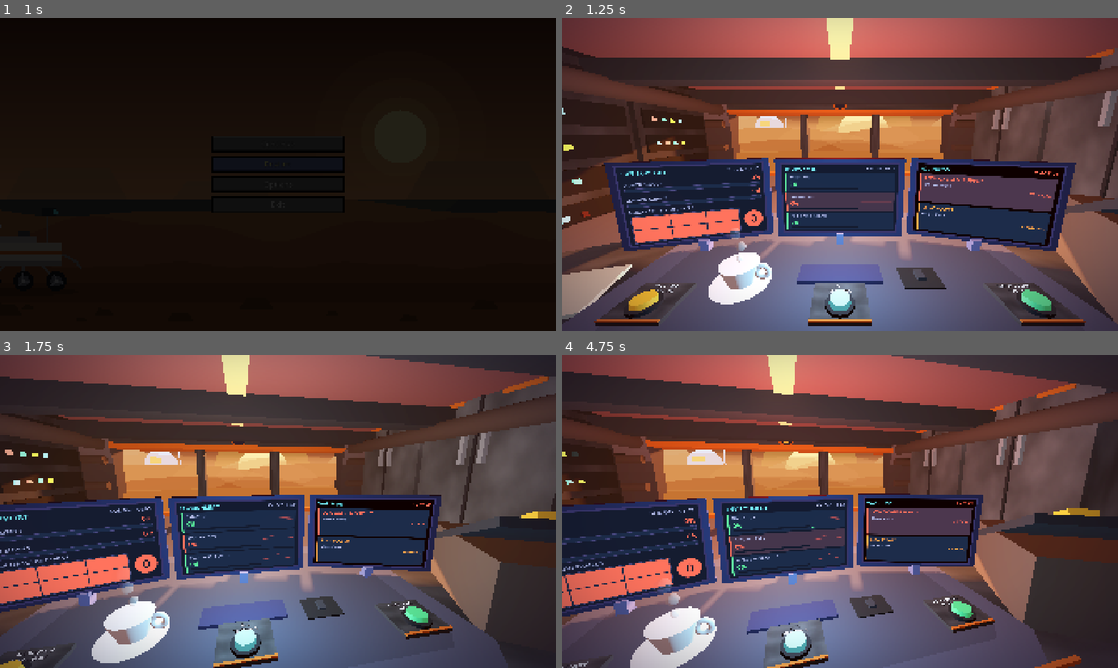
Above: before the commit, frames 1-4 (two rows, left to right).
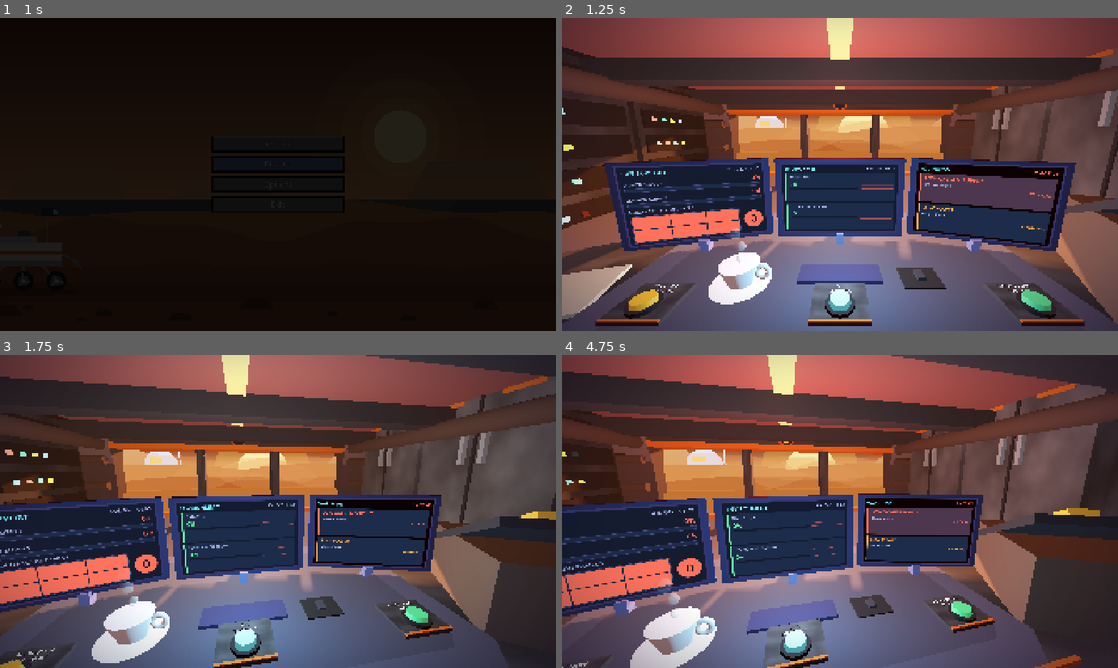
Above: after the commit, the same moments.

Repository: PolarLordStar/junior-astruonaut-mission-trainer
Game: Godot game, scene res://main_menu.tscn
Two runs of this game, one before a commit and one after it. Both use one fixed random seed, a clock stepped at 60 frames per second and the inputs below.
Inputs (mouse positions are in pixels of both pictures, inside the frame that each line leads up to):
- Up to frame 1 (1 s): click "Restart" at 0.5 s
- Up to frame 2 (1.25 s): no input
- Up to frame 3 (1.75 s): move the mouse to (400, 495) at 1.27 s; click (400, 495) at 1.42 s
- Up to frame 4 (4.75 s): move the mouse to (728, 527) at 2.02 s; click (728, 527) at 2.17 s; move the mouse to (895, 442) at 2.77 s; click (895, 442) at 2.92 s; move the mouse to (812, 574) at 3.52 s; click (812, 574) at 3.67 s; move the mouse to (1006, 558) at 4.27 s; click (1006, 558) at 4.42 s

Frame 1 is identical in both runs. In frame 2, 1.5% of the frame differs, in the area x 40-60%, y 53-68%; in frame 3, 0.6%; in frame 4, 1.6%, in the area x 30-51%, y 51-70%.

Commit message:
monitor ui tweaks

Diff:
--- a/main/game/components/components.gd
+++ b/main/game/components/components.gd
@@ -67,6 +67,15 @@
 
 	print("Scheduled events: ", events_to_occur)
 
+# Counts both event timers down (called every frame by game.gd, so they stop while the game is paused).
+# The monitors read these numbers: events_to_occur = seconds until it occurs, events_occurring = seconds until it ends.
+func update_event_timers(delta: float) -> void:
+	for event in events_to_occur:
+		events_to_occur[event] = maxf(0.0, events_to_occur[event] - delta)
+	for event in events_occurring:
+		events_occurring[event] = maxf(0.0, events_occurring[event] - delta)
+
+
 func tick_update() -> void:
 	pass
 	## 1. Baseline changes that happen every tick (even without events)
--- a/main/game/game.gd
+++ b/main/game/game.gd
@@ -21,6 +21,7 @@
 
 	# Events
 	components_script.events_for_today = {}
+	components_script.events_to_occur = {}
 	components_script.events_occurring = {}
 	components_script.decide_events(date, day_number)
 	start_event_timers()
@@ -44,6 +45,10 @@
 
 
 # EVENTS
+func _process(delta: float) -> void:
+	components_script.update_event_timers(delta)   # live countdowns shown on the 3rd monitor
+
+
 func start_event_timers() -> void:
 	# Clear any leftover event timers from the previous day
 	for child in $Timers.get_children():
@@ -65,7 +70,8 @@
 		event_timer.start()
 
 func _on_event_timer_timeout(event_dict: Dictionary, duration: float, start_timer: Timer) -> void:
-	# 1. Add the event to events_occurring
+	# 1. Move the event from events_to_occur to events_occurring
+	components_script.events_to_occur.erase(event_dict)
 	components_script.events_occurring[event_dict] = duration
 	print("Event started: ", event_dict, " | Ends in: ", duration, "s")
 
--- a/main/game/room/scripts/control_room.gd
+++ b/main/game/room/scripts/control_room.gd
@@ -3,7 +3,7 @@
 ## Every model is measured when the scene starts, so no manual scaling is needed.
 ##
 ## Monitor 1 ("status"):      power supply, solar panel durability (6 panels), oxygen supply   (ScreenUI.gd, status_screen.tscn)
-## Monitor 2 ("environment"): radiation, oxygen, toxic perchlorate                              (environment_screen.gd)
+## Monitor 2 ("environment"): radiation, toxic perchlorate                                            (environment_screen.gd)
 ## Monitor 3 ("alerts"):      ONLY active warnings, black screen when there are none           (warnings_screen.gd)
 ## Esc opens the pause menu (see PauseMenu.gd).
 ##
@@ -55,6 +55,7 @@
 # ---- data nodes: CHILD nodes of ControlRoom, found automatically by group (names/order do not matter) ----
 var storm: StormSystem
 var clock: MissionClock
+var components   # the Components object (components.gd) that the Game node owns; null when control_room.tscn runs on its own
 var sensors := {}            # sensor id -> Sensor ("power", "oxygen", "panels", "radiation", "perchlorate" ...)
 
 # read-only shortcuts so the visual code below keeps working with the old names
@@ -166,6 +167,7 @@
 func _find_nodes() -> void:
 	storm = get_tree().get_first_node_in_group("storm") as StormSystem
 	clock = get_tree().get_first_node_in_group("clock") as MissionClock
+	components = _find_components()
 	for n in get_tree().get_nodes_in_group("sensors"):
 		var sen := n as Sensor
 		if sen != null:
@@ -315,11 +317,24 @@
 		al.set_warnings(_warnings)
 
 
-## Everything that should show on monitor 3 right now: the storm, plus whatever each sensor
-## reports through its own get_warning() (edit the warning text in that sensor's script).
+## Looks up through the parents for the node that owns the Components (the Game node).
+func _find_components():
+	var n := get_parent()
+	while n != null:
+		if "components_script" in n:
+			return n.components_script
+		n = n.get_parent()
+	return null
+
+
+## Everything that should show on monitor 3 right now: the events (from Components when the game is
+## running, otherwise the built-in StormSystem simulation), plus whatever each sensor reports
+## through its own get_warning() (edit the warning text in that sensor's script).
 func _collect_warnings() -> Array:
 	var out: Array = []
-	if storm_phase == 1:
+	if components != null:
+		out.append_array(_event_warnings())
+	elif storm_phase == 1:
 		out.append({"id": "storm", "title": "%s INCOMING" % storm_type, "detail": "Arrives in %s" % _mmss(storm_eta), "badge": _storm_badge(), "level": storm_level})
 	elif storm_phase == 2:
 		out.append({"id": "storm", "title": "%s ACTIVE" % storm_type, "detail": "Passes in %s" % _mmss(storm_left), "badge": _storm_badge(), "level": storm_level})
@@ -327,6 +342,28 @@
 		var w: Dictionary = sen.get_warning()
 		if not w.is_empty():
 			out.append(w)
+	return out
+
+
+## One card per event in Components.events_to_occur ({event : severity} : seconds until it occurs)
+## and Components.events_occurring ({event : severity} : seconds until it ends).
+## The event name already says "Incoming" where it should, so nothing is added to it; both cards show severity + timer.
+func _event_warnings() -> Array:
+	var out: Array = []
+	for event in components.events_to_occur:
+		if event is Dictionary and not event.is_empty():
+			var ev_name := str(event.keys()[0])
+			var sev := int(event[ev_name])
+			out.append({"id": "incoming_" + ev_name.validate_node_name(), "title": ev_name.to_upper(),
+					"detail": "Arrives in %s" % _mmss(components.events_to_occur[event]),
+					"badge": "SEVERITY %d" % sev, "level": clampi(sev, 1, 3)})
+	for event in components.events_occurring:
+		if event is Dictionary and not event.is_empty():
+			var ev_name := str(event.keys()[0])
+			var sev := int(event[ev_name])
+			out.append({"id": "occurring_" + ev_name.validate_node_name(), "title": "%s ACTIVE" % ev_name.to_upper(),
+					"detail": "Ends in %s" % _mmss(components.events_occurring[event]),
+					"badge": "SEVERITY %d" % sev, "level": clampi(sev, 1, 3)})
 	return out
 
 
@@ -768,7 +805,7 @@
 	var mon_y := 0.145 + 0.475 * MONITOR_SCALE
 	var mon_side := 0.76 * MONITOR_SCALE * (1.0 + cos(deg_to_rad(16.0))) + 0.12
 	_monitor(rig, _status_viewport, Vector3(-mon_side, mon_y, -0.2), 16.0)    # left: life support
-	_monitor(rig, _env_viewport, Vector3(0.0, mon_y, -0.42), 0.0)             # middle: radiation / oxygen / perchlorate
+	_monitor(rig, _env_viewport, Vector3(0.0, mon_y, -0.42), 0.0)             # middle: radiation / perchlorate
 	_monitor(rig, _alerts_viewport, Vector3(mon_side, mon_y, -0.2), -16.0)    # right: warnings only
 	_box(rig, Vector3(0, 0.02, 0.45), Vector3(1.1, 0.04, 0.35), DARK)              # keyboard
 	_box(rig, Vector3(1.05, 0.008, 0.5), Vector3(0.5, 0.016, 0.4), Color("17181d"))  # mouse pad
--- a/main/game/room/scripts/oxygen_sensor.gd
+++ b/main/game/room/scripts/oxygen_sensor.gd
@@ -1,8 +1,8 @@
 class_name OxygenSensor
 extends Sensor
 ## In the game its value is Components.Oxygen (0 .. MAX_OXYGEN), converted to this sensor's range.
-## Oxygen level. ONE node feeds BOTH the Environment monitor ("oxygen level" row) and the
-## Life Support monitor ("oxygen supply" bar). Drains faster when power is low; a reserve tank
+## Oxygen level. Feeds the Life Support monitor ("oxygen supply" bar) and the low-oxygen warnings.
+## It has NO row on the Environment monitor any more (set show_on_environment = true to bring it back). Drains faster when power is low; a reserve tank
 ## refills it when it runs out.
 ## FOR NASA DATA: change the numbers below, and/or fill the "Data" array in the Inspector.
 
@@ -35,7 +35,7 @@
 	danger_at = DANGER
 	warn_title = "OXYGEN DROPPING"
 	danger_title = "LOW OXYGEN SUPPLY"
-	show_on_environment = true
+	show_on_environment = false   # no row on the Environment monitor (the Life Support bar still uses this sensor)
 	value = START
 
 
